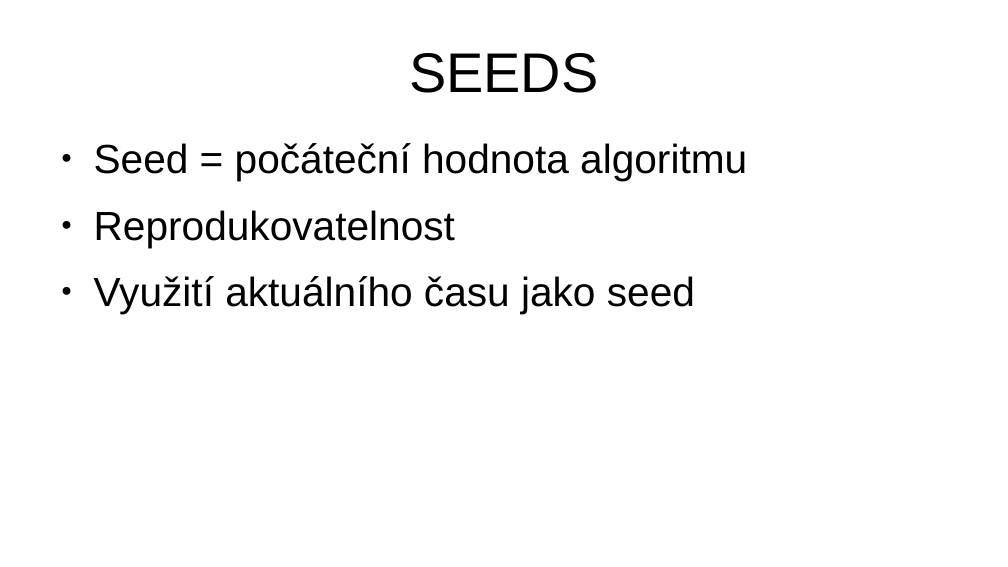
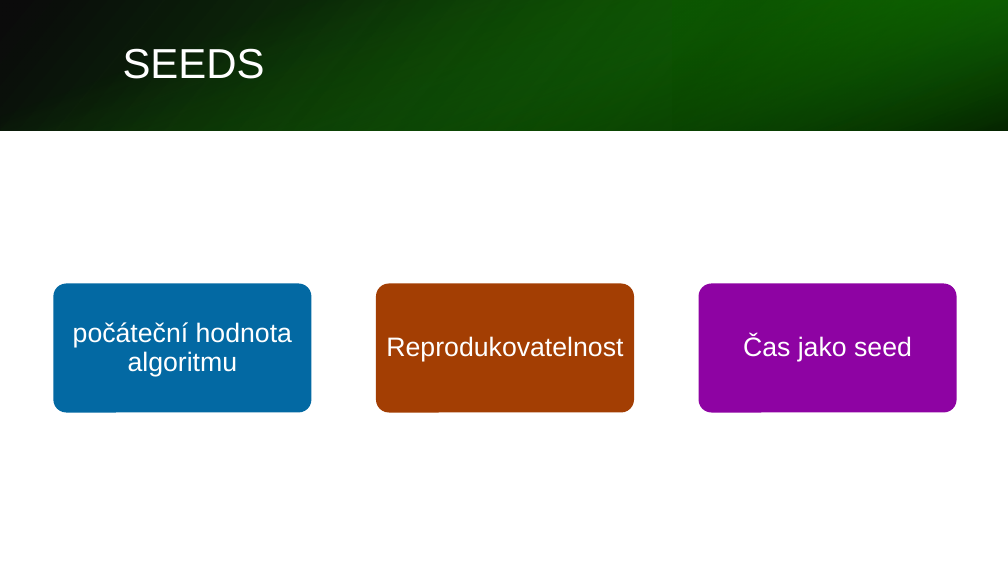
Before and after one commit to hruboson/UTB-PO-RAND, a slide deck: slide 7 of presentation.pptx. Drawn at 1008x567 pixels with LibreOffice and Linux fonts; fonts in the diff are those of the drawing. Boxes give left, top, right and bottom in pixels: in the first picture for what was removed or moved away, otherwise in the second. Text is boxed around its words. In the diff, an @@ line names an element or a change of style, - is before the commit and + after.

Commit message:
Prezentace pokročilé programování
Přidal jsem text do poznámek co bychom mohli +- říkat a snažil jsem se dodržovat styl možná ještě tam dám nějaký obsah a nějaký counter slidů

```diff
--- a/presentation.pptx
+++ b/presentation.pptx
@@ rectangle added at [0,0,1008,131], fill gradient #000000 to #127A02 @@
@@ rectangle added at [0,0,1008,130], fill gradient #18A303 to #000000 @@
@@ title "SEEDS": place and size @@
-title "SEEDS" at [409,53,598,93]
+title "SEEDS" at [123,48,265,79]
@@ title "SEEDS" at [123,48,265,79]: size 44 to 33 pt, text colour #000000 to #FFFFFF; alignment centre to left; line spacing 1 to 0.9 @@
@@ rectangle added at [672,0,1008,131], fill gradient #0C5201 to #18A303 @@
@@ text removed at [94,143,747,314] @@
-● Seed = počáteční hodnota algoritmu
-● Reprodukovatelnost
-● Využití aktuálního času jako seed
@@ group added at [53,284,957,413]: 3 rounded rectangles, 3 texts @@
+počáteční hodnota algoritmu
+Reprodukovatelnost
+Čas jako seed
```
Also in this commit, not shown: 12 other slides changed, 3 slides added, 1 slide removed.
